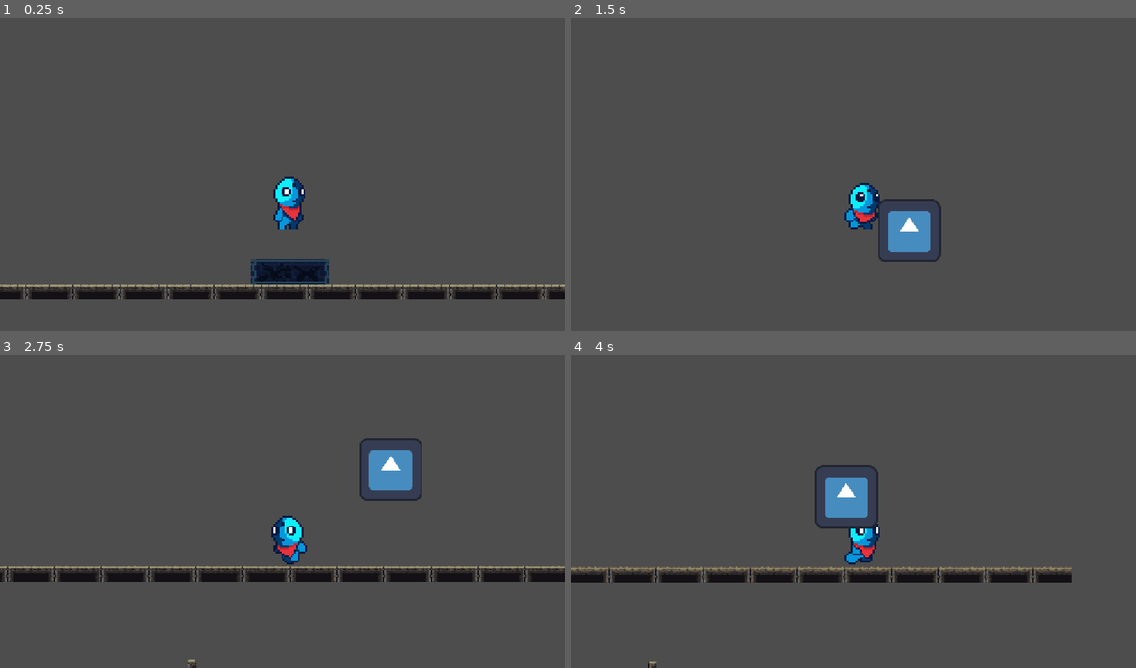
Above: before the commit, frames 1-4 (two rows, left to right).
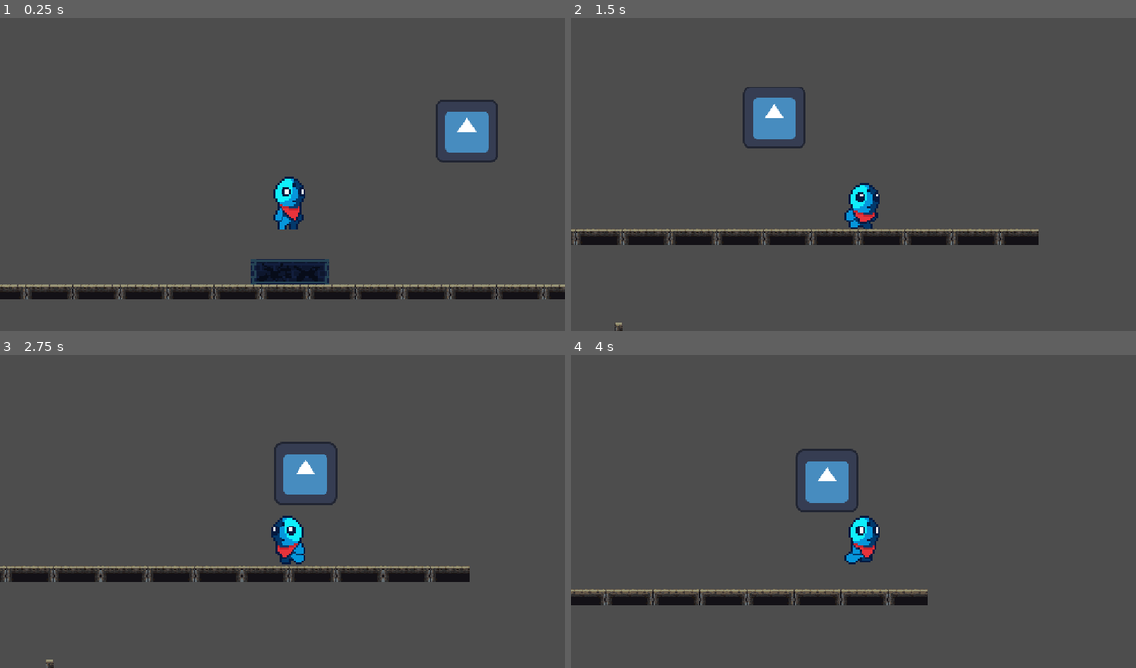
Above: after the commit, the same moments.

Repository: Yuco135/haven-game
Game: Godot game, scene res://Levels/Scene/level_1.tscn
Two runs of this game, one before a commit and one after it. Both use one fixed random seed, a clock stepped at 60 frames per second and the inputs below. The engine's default icon, where the game draws it, is replaced by a stand-in: a white triangle on a blue panel in a dark square.
Inputs:
- Up to frame 1 (0.25 s): no input
- Up to frame 2 (1.5 s): tap Enter (ui_accept) at 0.5, 0.77 s; hold D (Right) from 0.53 s (still down); tap Q (Dash) at 0.6 s; tap E (Rewind) at 1.35 s
- Up to frame 3 (2.75 s): tap Enter (ui_accept) at 1.52 s; release D (Right) at 2.03 s; hold A (Left) from 2.03 s (still down); tap Tab (bounce) at 2.1 s
- Up to frame 4 (4 s): release A (Left) at 2.78 s; hold D (Right) from 2.78 s (still down); tap Q (Dash) at 2.85 s; tap Enter (ui_accept) at 3.02, 3.77 s; hold E (Rewind) from 3.53 s (still down)

The runs differ from the first frame. In frame 1, 1.3% of the frame differs, in the area x 77-89%, y 26-47%; in frame 2, 5.8%; in frame 3, 4.2%; in frame 4, 8.5%, in the area x 0-89%, y 29-100%.

Commit message:
health added
added healthh

Diff:
--- a/Levels/Scene/level_1.tscn
+++ b/Levels/Scene/level_1.tscn
@@ -7,7 +7,7 @@
 [ext_resource type="Texture2D" uid="uid://hgt455fttcol" path="res://Art/Level Art/GandalfHardcore city tiles 32x32.png" id="5_52kyh"]
 [ext_resource type="Texture2D" uid="uid://cjq7pdwf0wyvp" path="res://Art/Enjl-Teal Tower Tileset/Enjl-Teal Tower Tileset/tileset.png" id="6_66pvd"]
 [ext_resource type="Texture2D" uid="uid://6lwxp7rrypaw" path="res://Art/Level Art/Building Tiles 32x32.png" id="7_4vw7g"]
-[ext_resource type="PackedScene" uid="uid://dsf1e3e8s6mhp" path="res://boss.tscn" id="8_10d4x"]
+[ext_resource type="PackedScene" uid="uid://dsf1e3e8s6mhp" path="res://enemy.tscn" id="8_10d4x"]
 [ext_resource type="PackedScene" uid="uid://dkal2rwlw22ds" path="res://Main Stuff/Scenes/killzone.tscn" id="9_i5eor"]
 
 [sub_resource type="TileSetAtlasSource" id="TileSetAtlasSource_5vw27"]
--- a/Player/player.gd
+++ b/Player/player.gd
@@ -21,6 +21,8 @@
 
 const wall_jump_pushback = 400
 const wall_slide_gravity = 50
+
+var print_stop = true
 
 
 @onready var animated_sprite = $AnimatedSprite2D
@@ -65,11 +67,19 @@
 		velocity.x = move_toward(velocity.x, 0, SPEED)
 		animated_sprite.play("idle")
 
+	if health <= 0:
+		player_alive = false
+		health = 0
+		if print_stop:
+			print("player has been killed")
+		print_stop = false
+
 	enemy_attack()
 	move_and_slide()
 
 func _ready() -> void:
 	GameManager.set_player(self)
+	enemy_attack()
 
 func game_over():
 	get_tree().reload_current_scene()
@@ -85,14 +95,20 @@
 	pass
 
 #Player Attack
-func _on_player_hitbox_body_entered(body):
-	if body.has_method("enemy"):
+func _on_player_hitbox_area_entered(area: Area2D) -> void:
+	if area.is_in_group("enemy"):
 		enemy_inattack_range = true
 
-func _on_player_hitbox_body_exited(body):
-	if body.has_method("enemy"):
+func _on_player_hitbox_area_exited(area: Area2D) -> void:
+	if area.is_in_group("enemy"):
 		enemy_inattack_range = false
 
 func enemy_attack():
-	if enemy_inattack_range:
-		print("player took damage")
+	if enemy_inattack_range and enemy_attack_cooldown:
+		health = health - 20
+		enemy_attack_cooldown = false
+		$"attack cooldown".start()
+		print(health)
+
+func _on_attack_cooldown_timeout() -> void:
+	enemy_attack_cooldown = true
--- a/Player/player.tscn
+++ b/Player/player.tscn
@@ -183,11 +183,11 @@
 "speed": 6.0
 }]
 
+[sub_resource type="RectangleShape2D" id="RectangleShape2D_w11f4"]
+size = Vector2(130, 198)
+
 [sub_resource type="CircleShape2D" id="CircleShape2D_3sy6q"]
 radius = 517.60986
-
-[sub_resource type="RectangleShape2D" id="RectangleShape2D_w11f4"]
-size = Vector2(130, 198)
 
 [node name="player" type="CharacterBody2D" unique_id=220968066]
 position = Vector2(459, 351)
@@ -203,6 +203,10 @@
 animation = &"attack"
 frame_progress = 0.80441016
 
+[node name="CollisionShape2D" type="CollisionShape2D" parent="." unique_id=1319034345]
+position = Vector2(39, 131)
+shape = SubResource("RectangleShape2D_w11f4")
+
 [node name="player_hitbox" type="Area2D" parent="." unique_id=420691639]
 collision_layer = 2
 collision_mask = 2
@@ -211,10 +215,6 @@
 position = Vector2(42, 132)
 shape = SubResource("CircleShape2D_3sy6q")
 
-[node name="CollisionShape2D" type="CollisionShape2D" parent="." unique_id=1319034345]
-position = Vector2(39, 131)
-shape = SubResource("RectangleShape2D_w11f4")
-
 [node name="Camera2D" type="Camera2D" parent="." unique_id=518127805]
 
 [node name="dash_timer" type="Timer" parent="." unique_id=484186601]
@@ -222,7 +222,10 @@
 
 [node name="dash_again_timer" type="Timer" parent="." unique_id=927520372]
 
-[connection signal="body_entered" from="player_hitbox" to="." method="_on_player_hitbox_body_entered"]
-[connection signal="body_exited" from="player_hitbox" to="." method="_on_player_hitbox_body_exited"]
+[node name="attack cooldown" type="Timer" parent="." unique_id=645872110]
+
+[connection signal="area_entered" from="player_hitbox" to="." method="_on_player_hitbox_area_entered"]
+[connection signal="area_exited" from="player_hitbox" to="." method="_on_player_hitbox_area_exited"]
 [connection signal="timeout" from="dash_timer" to="." method="_on_dash_timer_timeout"]
 [connection signal="timeout" from="dash_again_timer" to="." method="_on_dash_again_timer_timeout"]
+[connection signal="timeout" from="attack cooldown" to="." method="_on_attack_cooldown_timeout"]
--- /dev/null
+++ b/damage.gd
@@ -0,0 +1,11 @@
+extends Node
+
+
+# Called when the node enters the scene tree for the first time.
+func _ready() -> void:
+	pass # Replace with function body.
+
+
+# Called every frame. 'delta' is the elapsed time since the previous frame.
+func _process(delta: float) -> void:
+	pass
--- a/boss.tscn
+++ b/enemy.tscn
@@ -1,7 +1,7 @@
 [gd_scene format=3 uid="uid://dsf1e3e8s6mhp"]
 
 [ext_resource type="Texture2D" uid="uid://bm6c3xbvobacd" path="res://icon.svg" id="1_0bnu1"]
-[ext_resource type="Script" uid="uid://dfwwndb3hy3wq" path="res://boss.gd" id="1_6xxrv"]
+[ext_resource type="Script" uid="uid://dfwwndb3hy3wq" path="res://enemy.gd" id="1_6xxrv"]
 
 [sub_resource type="RectangleShape2D" id="RectangleShape2D_3sy6q"]
 size = Vector2(128, 129)
@@ -12,10 +12,12 @@
 [sub_resource type="CircleShape2D" id="CircleShape2D_bp5kt"]
 radius = 131.01526
 
-[node name="Boss" type="Node2D" unique_id=2078828578]
+[node name="Boss" type="Node2D" unique_id=2078828578 groups=["enemy"]]
 script = ExtResource("1_6xxrv")
 
 [node name="CharacterBody2D" type="CharacterBody2D" parent="." unique_id=1183119461]
+collision_layer = 3
+collision_mask = 3
 
 [node name="Sprite2D" type="Sprite2D" parent="CharacterBody2D" unique_id=2045946623]
 texture = ExtResource("1_0bnu1")
@@ -31,7 +33,7 @@
 [node name="CollisionShape2D" type="CollisionShape2D" parent="CharacterBody2D/detection" unique_id=1474564454]
 shape = SubResource("CircleShape2D_6xxrv")
 
-[node name="enemy_hitbox" type="Area2D" parent="CharacterBody2D" unique_id=171610224]
+[node name="enemy_hitbox" type="Area2D" parent="CharacterBody2D" unique_id=171610224 groups=["enemy"]]
 collision_layer = 2
 collision_mask = 2
 
--- a/project.godot
+++ b/project.godot
@@ -18,6 +18,7 @@
 [autoload]
 
 GameManager="*uid://dn7umktrme837"
+Damage="*uid://mivmkg62uli4"
 
 [display]
 
Not shown, added: damage.gd.uid
Renamed: boss.gd -> enemy.gd
Renamed: boss.gd.uid -> enemy.gd.uid
